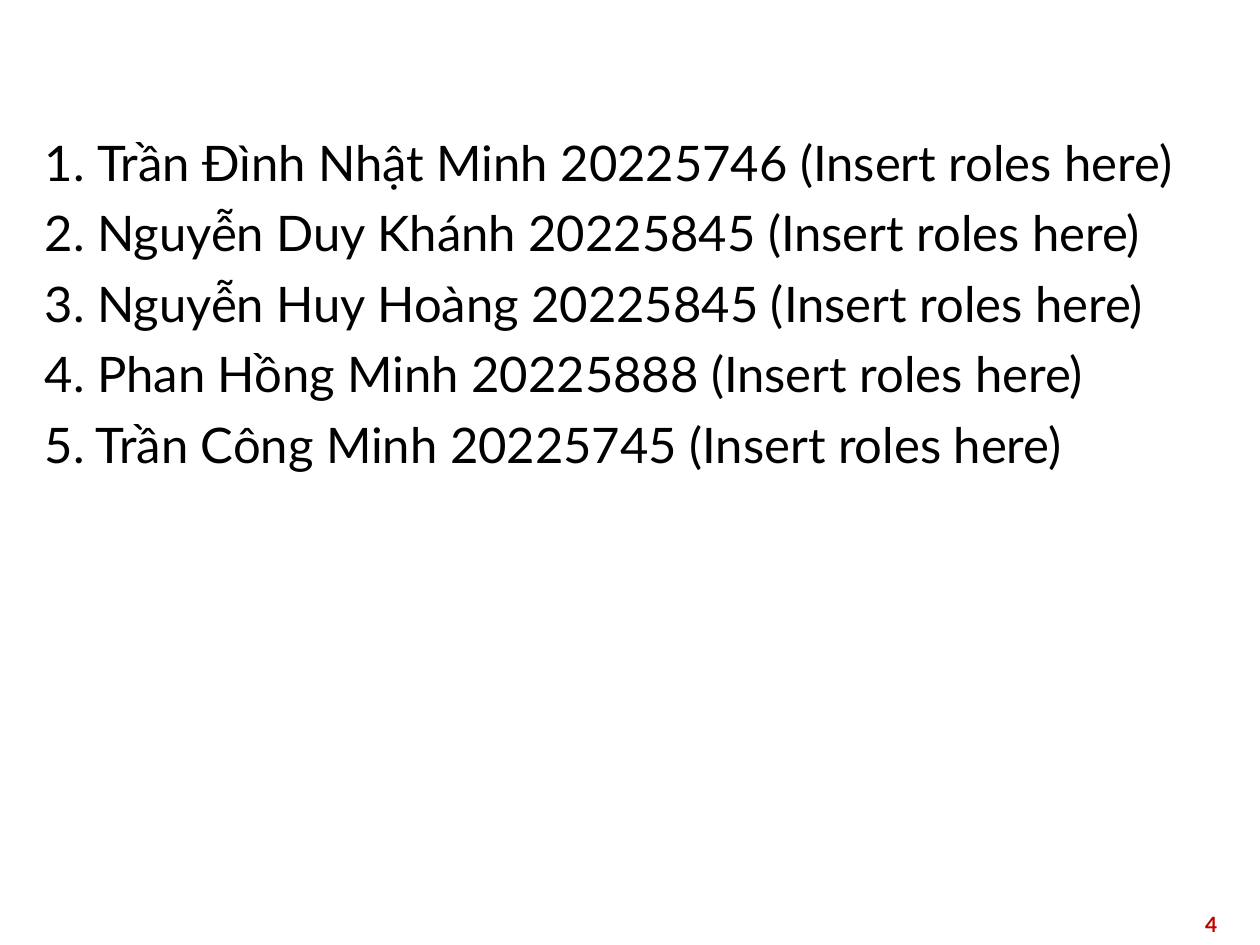
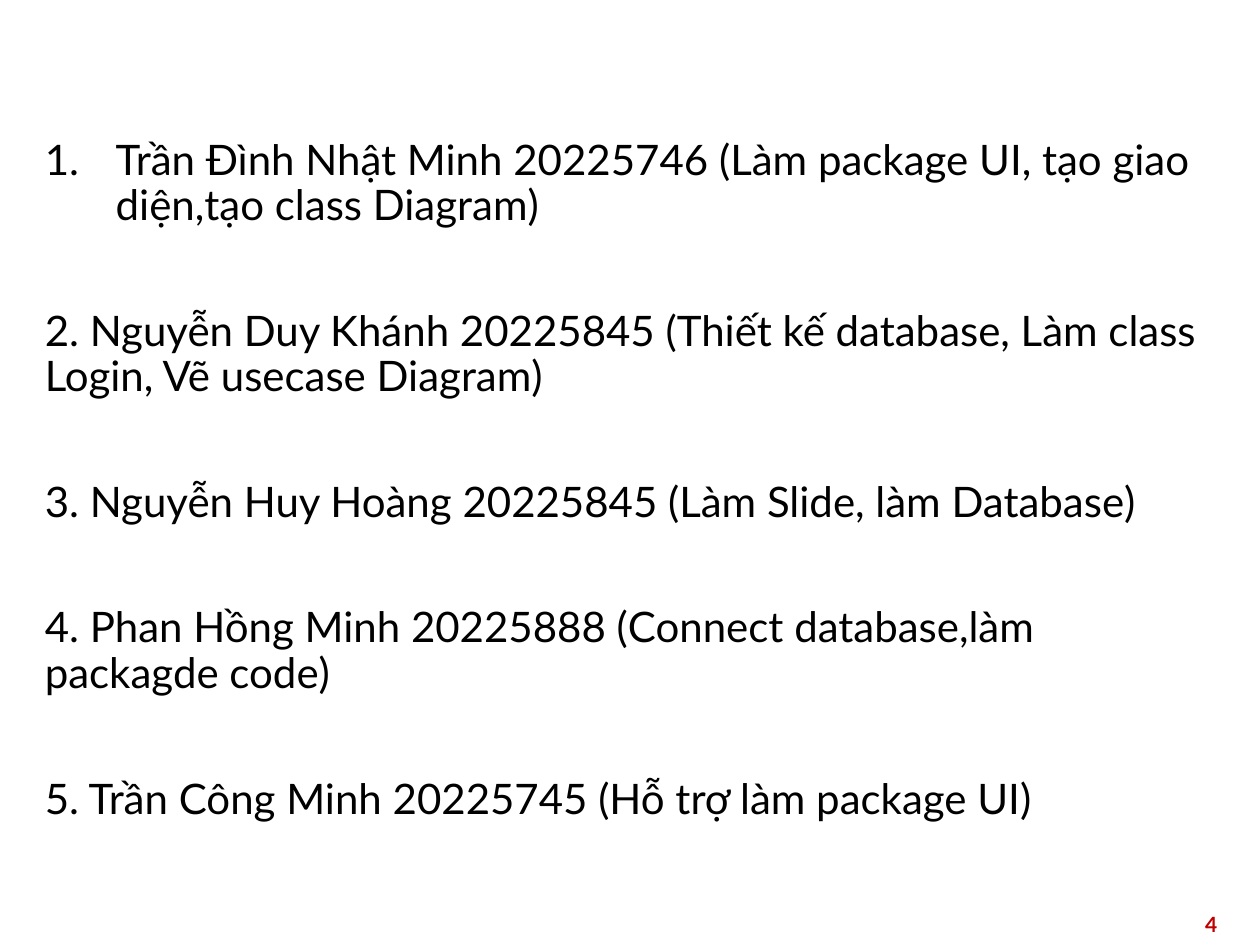
Before and after one commit to trandinhnhatminh1452/OOP, a slide deck: slide 4 of Báo cáo OOP.pptx. Drawn at 1260x945 pixels with LibreOffice and Linux fonts; fonts in the diff are those of the drawing; background and template pictures are left out. Boxes give left, top, right and bottom in pixels: in the first picture for what was removed or moved away, otherwise in the second. Text is boxed around its words. In the diff, an @@ line names an element or a change of style, - is before the commit and + after.

```diff
--- a/Báo cáo OOP.pptx
+++ b/Báo cáo OOP.pptx
@@ text at (x1=45, y1=141, x2=1195, y2=822): text changed; size 28 to 24 pt @@
-1. Trần Đình Nhật Minh 20225746 (Insert roles here)
-2. Nguyễn Duy Khánh 20225845 (Insert roles here)
-3. Nguyễn Huy Hoàng 20225845 (Insert roles here)
-4. Phan Hồng Minh 20225888 (Insert roles here)
-5. Trần Công Minh 20225745 (Insert roles here)
+1. Trần Đình Nhật Minh 20225746 (Làm package UI, tạo giao diện,tạo class Diagram)
+2. Nguyễn Duy Khánh 20225845 (Thiết kế database, Làm class Login, Vẽ usecase Diagram)
+3. Nguyễn Huy Hoàng 20225845 (Làm Slide, làm Database)
+4. Phan Hồng Minh 20225888 (Connect database,làm packagde code)
+5. Trần Công Minh 20225745 (Hỗ trợ làm package UI)
```
Also in this commit, not shown: 3 other slides changed, 8 other files.
